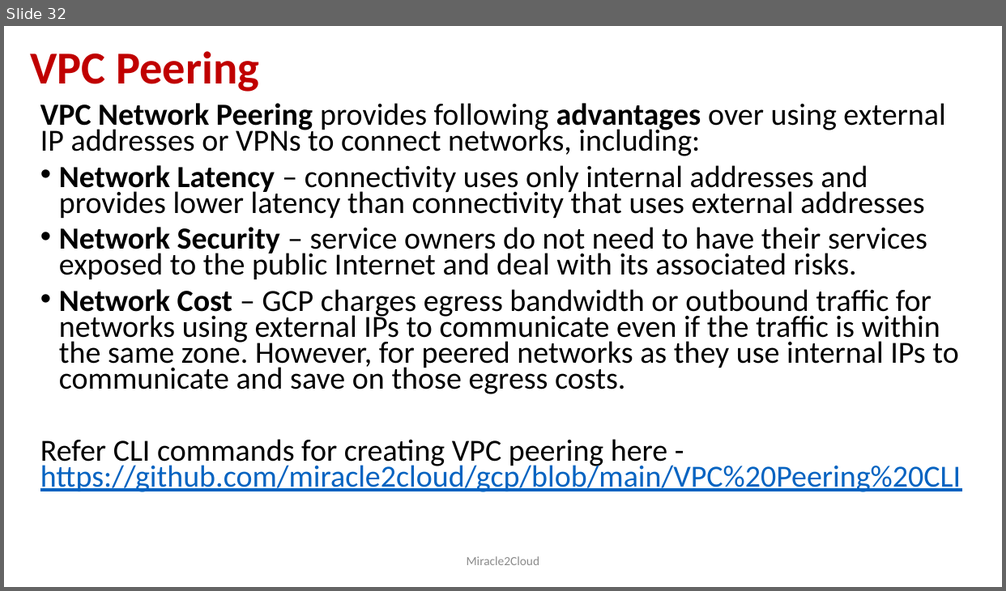
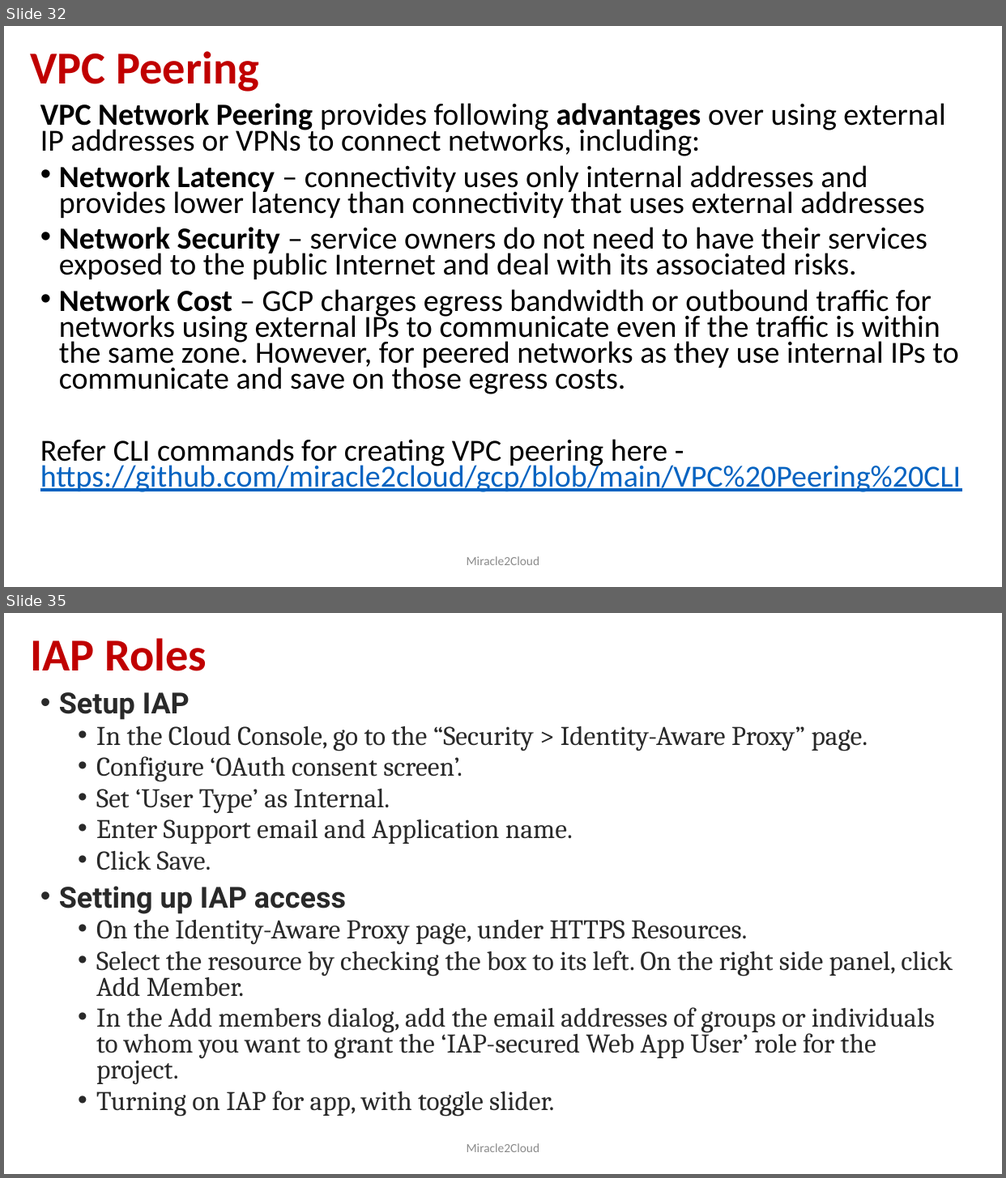
Before and after one commit to miracle2cloud/gcp, a slide deck: Google Cloud Platform.pptx. Shown one above the other, each under a label of ours: slide 32 before the commit, slides 32 and 35 after it; the slides between them are not shown. The pictures are 1006x591 and 1006x1178 pixels, drawn with LibreOffice and Linux fonts; fonts in the diff are those of the drawing. Boxes give left, top, right and bottom in pixels: in the first picture for what was removed or moved away, otherwise in the second. Text is boxed around its words. In the diff, an @@ line names an element or a change of style, - is before the commit and + after.

```diff
--- a/Google Cloud Platform.pptx
+++ b/Google Cloud Platform.pptx
@@ slide 35 added at bbox=[4, 613, 1002, 1174], background #FFFFFF @@
@@ title added at bbox=[30, 638, 206, 671], 44 pt, text #C00000, bold @@
+IAP Roles
@@ text added at bbox=[59, 692, 953, 1116], 26 pt, text #292929 @@
+• Setup IAP
+  • In the Cloud Console, go to the “Security > Identity-Aware Proxy” page.
+  • Configure ‘OAuth consent screen’.
+  • Set ‘User Type’ as Internal.
+  • Enter Support email and Application name.
+  • Click Save.
+• Setting up IAP access
+  • On the Identity-Aware Proxy page, under HTTPS Resources.
+  • Select the resource by checking the box to its left. On the right side panel, click Add Member.
+  • In the Add members dialog, add the email addresses of groups or individuals to whom you want to grant the ‘IAP-secured Web App User’ role for the project.
+  • Turning on IAP for app, with toggle slider.
@@ text added at bbox=[467, 1144, 539, 1152], 12 pt, text #8C8C8C @@
+Miracle2Cloud
```
Also in this commit, not shown: 2 slides changed, 5 other slides added.
